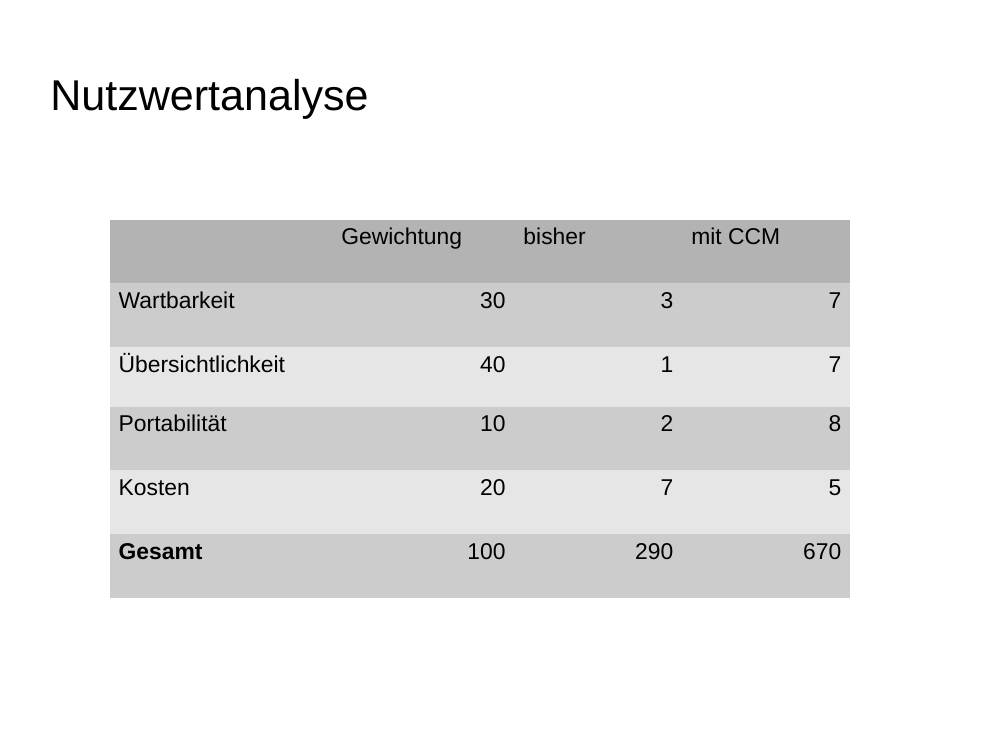
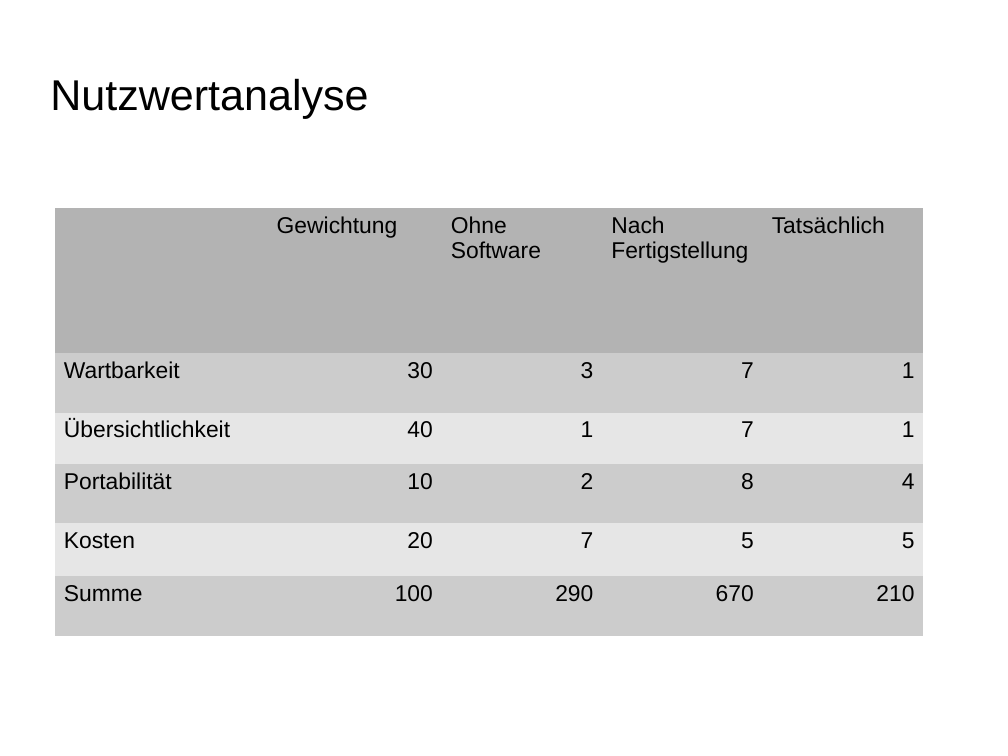
Before and after one commit to Projekt-IFA11D/components, a slide deck: slide 4 of organisation/presentation/finale_praesentation.odp. Drawn at 1008x756 pixels with LibreOffice and Linux fonts; fonts in the diff are those of the drawing; background and template pictures are left out. Boxes give left, top, right and bottom in pixels: in the first picture for what was removed or moved away, otherwise in the second. Text is boxed around its words. In the diff, an @@ line names an element or a change of style, - is before the commit and + after.

Commit message:
Presentation Update

```diff
--- a/organisation/presentation/finale_praesentation.odp
+++ b/organisation/presentation/finale_praesentation.odp
@@ table at [55, 208, 925, 636] @@
-column 1, row 6: Gesamt
+column 1, row 6: Summe
-column 3: bisher | 3 | 1 | 2 | 7 | 290
-column 4: mit CCM | 7 | 7 | 8 | 5 | 670
+column 3: Ohne Software | 3 | 1 | 2 | 7 | 290
+column 4: Nach Fertigstellung | 7 | 7 | 8 | 5 | 670
+column 5: Tatsächlich | 1 | 1 | 4 | 5 | 210
@@ table: place and size @@
-table at [110, 220, 852, 598]
+table at [55, 208, 925, 636]
```
Also in this commit, not shown: 5 other slides changed, 3 slides added, 1 slide removed.
